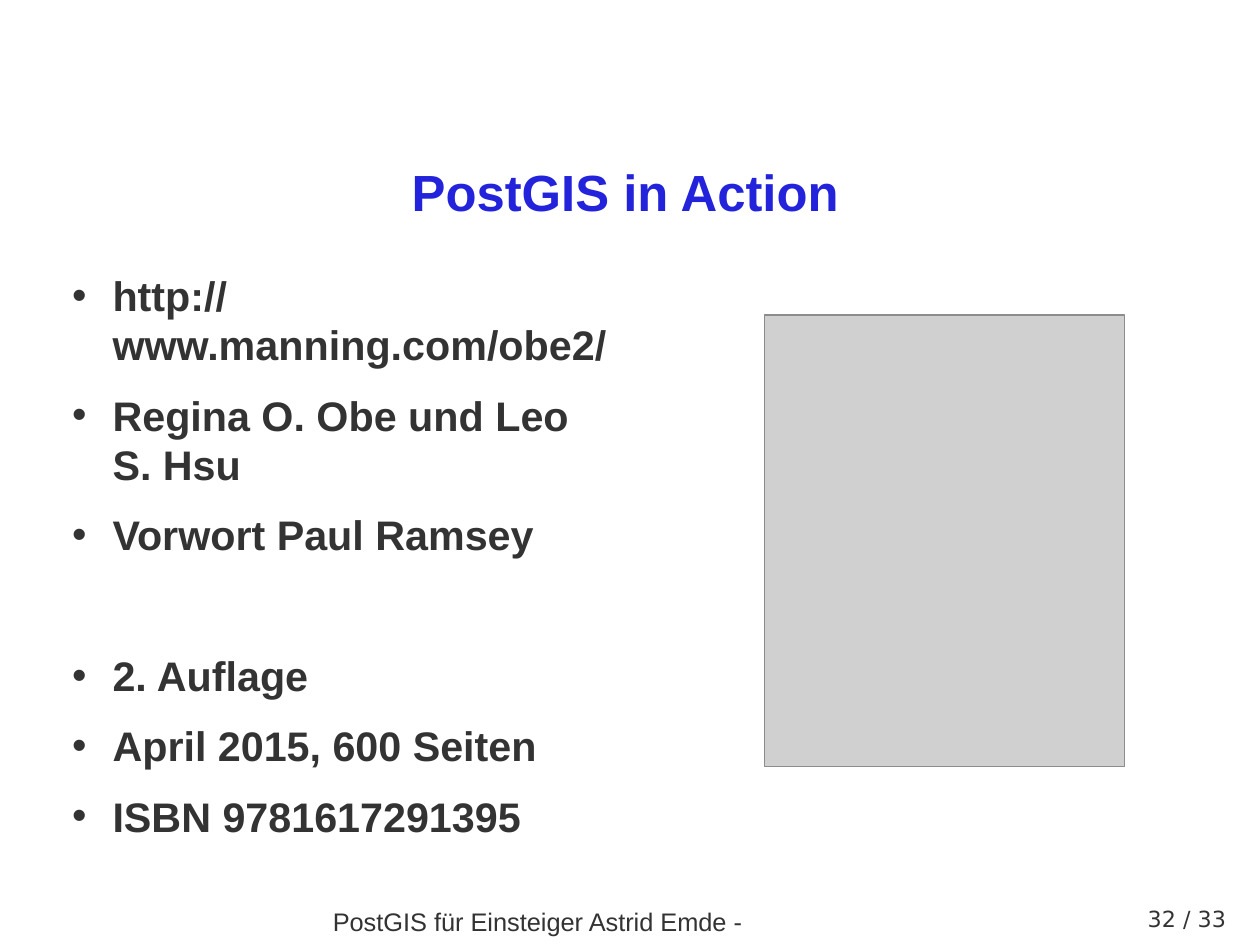
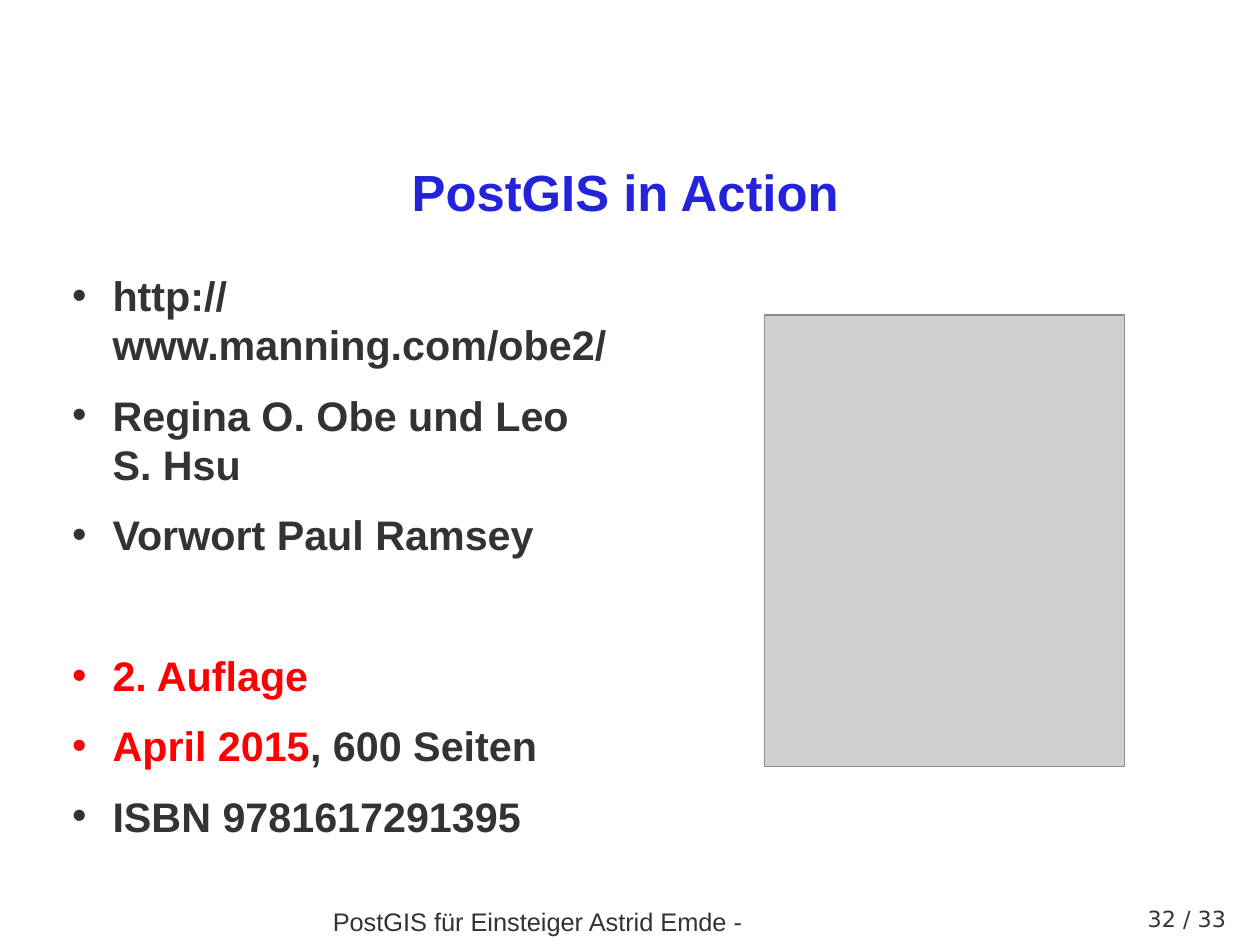
Before and after one commit to astroidex/presentations, a slide deck: slide 32 of AGIT2015/AGIT2015_PostGIS_fuer_Einsteiger_AEmde.odp. Drawn at 1260x945 pixels with LibreOffice and Linux fonts; fonts in the diff are those of the drawing; grey boxes stand for pictures; background and template pictures are left out. Boxes give left, top, right and bottom in pixels: in the first picture for what was removed or moved away, otherwise in the second. Text is boxed around its words. In the diff, an @@ line names an element or a change of style, - is before the commit and + after.

```diff
--- a/AGIT2015/AGIT2015_PostGIS_fuer_Einsteiger_AEmde.odp
+++ b/AGIT2015/AGIT2015_PostGIS_fuer_Einsteiger_AEmde.odp
@@ text at (x1=113, y1=661, x2=537, y2=769): text colour #333333 to #FF0000 in "2. Auflage", "April 2015," @@
```
Also in this commit, not shown: 5 other slides changed, 1 other file.
